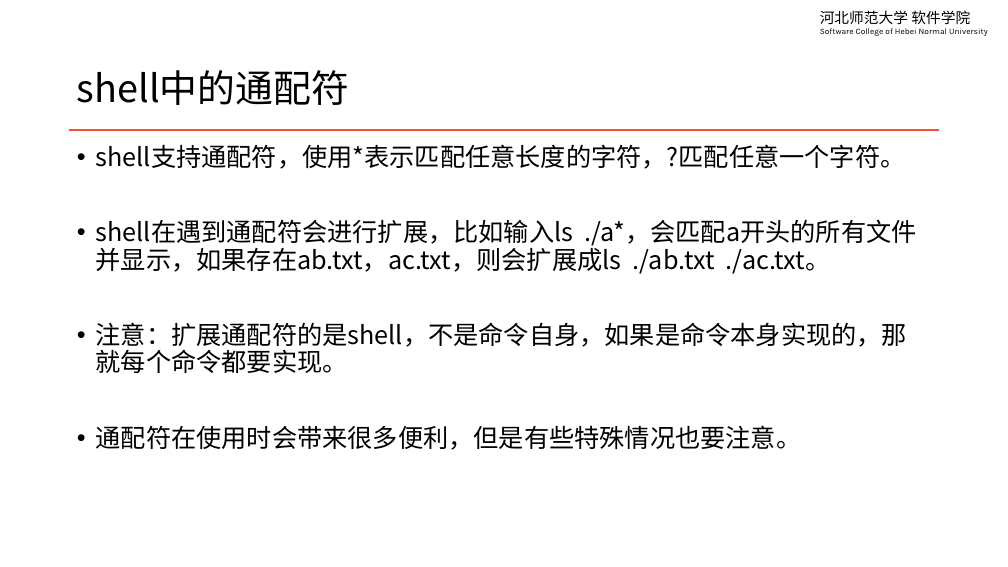
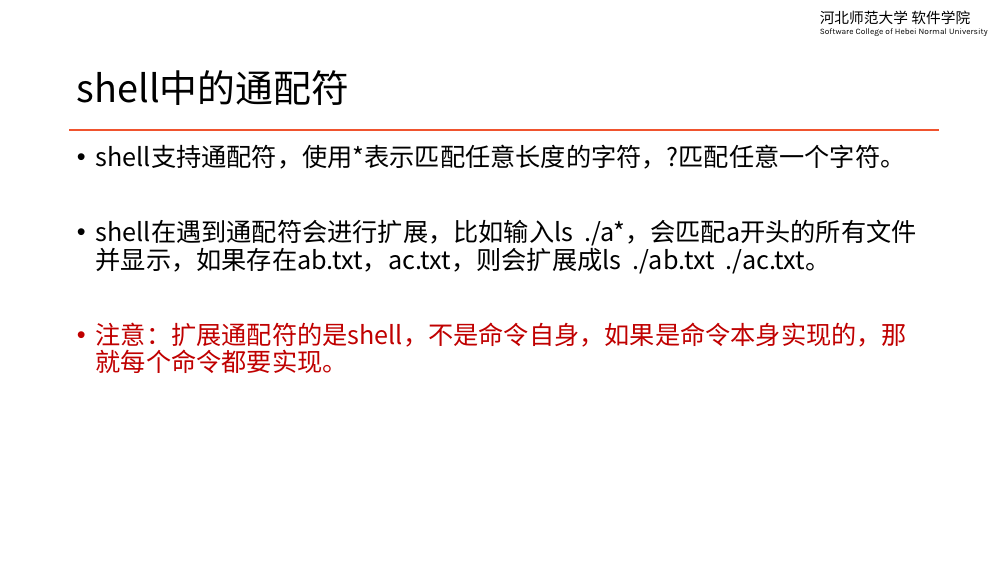
Before and after one commit to edu2act/course-linux-system, a slide deck: slide 6 of materials/slides/ch11-basic-shell-script-variables.pptx. Drawn at 1008x567 pixels with LibreOffice and Linux fonts; fonts in the diff are those of the drawing. Boxes give left, top, right and bottom in pixels: in the first picture for what was removed or moved away, otherwise in the second. Text is boxed around its words. In the diff, an @@ line names an element or a change of style, - is before the commit and + after.

```diff
--- a/materials/slides/ch11-basic-shell-script-variables.pptx
+++ b/materials/slides/ch11-basic-shell-script-variables.pptx
@@ text at <box>96,322,907,373</box>: text colour #000000 to #C00000 in "注意：扩展通配符的是shell，不是命令自身，如果是命令本身实现的，那就每个命令都要实现。" @@
@@ text at <box>96,425,802,450</box>: paragraph removed @@
-• 通配符在使用时会带来很多便利，但是有些特殊情况也要注意。
```
Also in this commit, not shown: 6 other slides changed, 4 other files.
